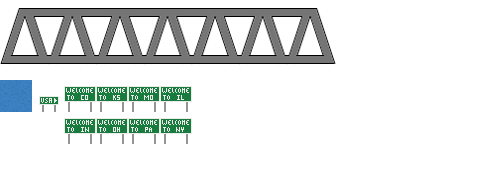
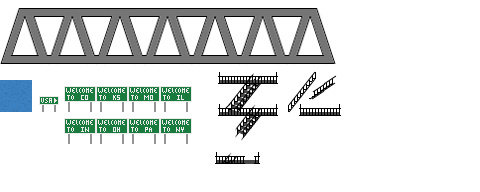
The second 480x192 image is a revision of the first. Changes to its layers:
added group "Porch" with 3 layers above "Escaleras" over [215, 152, 260, 164]
added layer "Layer 14" in group "Porch" over [215, 152, 260, 164]
added group "Escaleras" with 26 layers above "CasaaPobrePiso1" over [218, 71, 341, 141]
added layer "Layer 18" in group "Escaleras" over [218, 72, 278, 84]
added layer "Layer 7" in group "Escaleras" over [309, 75, 337, 100]
added layer "Shape 4" in group "Escaleras" over [299, 104, 341, 116]
added layer "Shape 9" in group "Escaleras" over [289, 78, 315, 110]
added layer "Shape 8" in group "Escaleras" over [288, 72, 316, 112]
added layer "Shape 5" (1st of 5, in "Escaleras") in group "Escaleras" over [288, 71, 316, 113]
added layer "Shape 6" (1st of 4, in "Escaleras") in group "Escaleras" over [243, 111, 259, 137]
added layer "Shape 5" (2nd of 5, in "Escaleras") in group "Escaleras" over [241, 107, 262, 141]
added layer "Layer 19" in group "Escaleras" over [218, 104, 278, 116]
added layer "Rectangle 2" (1st of 3, in "Escaleras") in group "Escaleras" over [236, 114, 259, 136]
added layer "Shape 5" (3rd of 5, in "Escaleras") in group "Escaleras" over [235, 104, 256, 139]
added layer "Shape 7" (4th of 5, in "Escaleras") in group "Escaleras" over [229, 81, 252, 110]
added layer "Shape 6" (3rd of 4, in "Escaleras") in group "Escaleras" over [231, 75, 253, 108]
added layer "Shape 7" (5th of 5, in "Escaleras") in group "Escaleras" over [235, 85, 258, 114]
added layer "Shape 6" (4th of 4, in "Escaleras") in group "Escaleras" over [237, 79, 259, 112]
added layer "Shape 5" (4th of 5, in "Escaleras") in group "Escaleras" over [234, 75, 262, 117]
added layer "Rectangle 2" (2nd of 3, in "Escaleras") in group "Escaleras" over [236, 81, 259, 103]
added layer "Rectangle 2" (3rd of 3, in "Escaleras") in group "Escaleras" over [227, 93, 250, 115]
added layer "Shape 5" (5th of 5, in "Escaleras") in group "Escaleras" over [228, 73, 256, 113]
…and 9 more changes (9 added)
